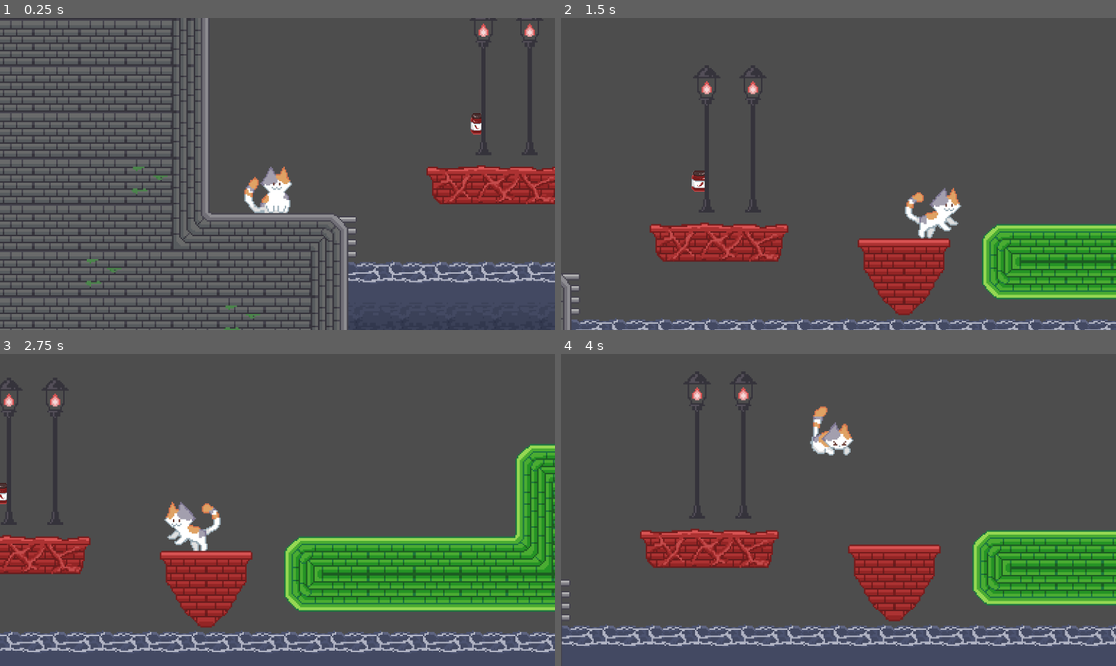
Above: before the commit, frames 1-4 (two rows, left to right).
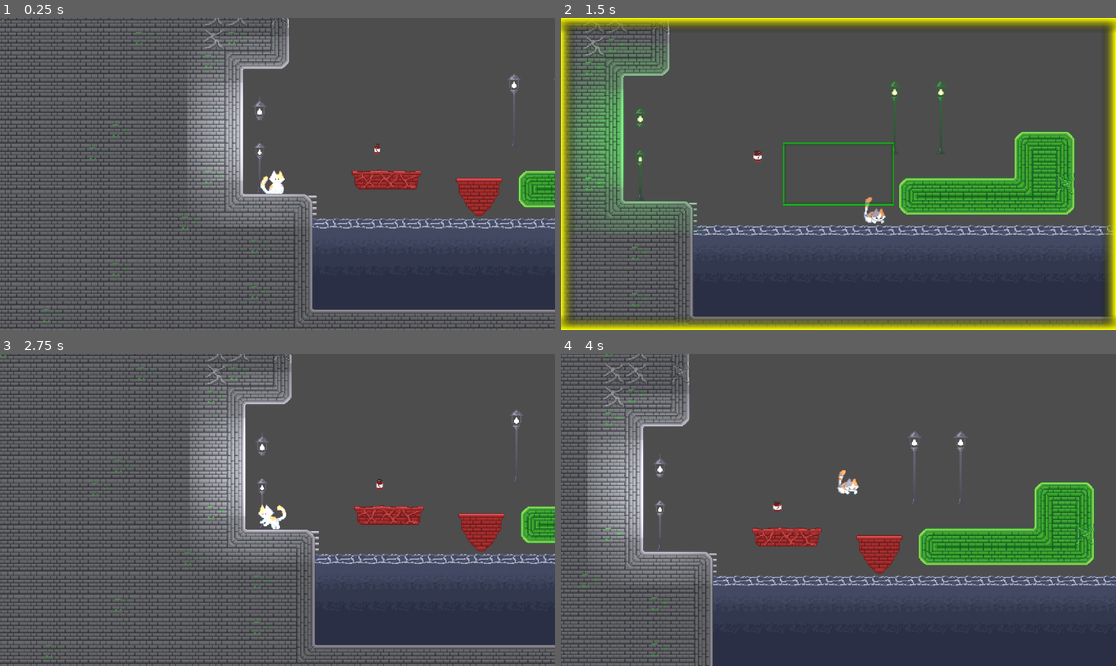
Above: after the commit, the same moments.

Repository: edencheung/CamJam2025
Game: Godot game, scene res://scenes/game_test.tscn
Two runs of this game, one before a commit and one after it. Both use one fixed random seed, a clock stepped at 60 frames per second and the inputs below. This scene is started directly instead of the project's main scene.
Inputs:
- Up to frame 1 (0.25 s): no input
- Up to frame 2 (1.5 s): hold Right (move_right) from 0.53 s (still down); tap 0 (change_blue) at 0.6 s; tap Space (jump) at 0.77 s; tap 9 (change_green) at 1.35 s
- Up to frame 3 (2.75 s): tap Space (jump) at 1.52 s; release Right (move_right) at 2.03 s; hold Left (move_left) from 2.03 s (still down); tap 8 (change_red) at 2.1 s
- Up to frame 4 (4 s): release Left (move_left) at 2.78 s; hold Right (move_right) from 2.78 s (still down); tap Tab (dash) at 2.85 s; tap Space (jump) at 3.02, 3.77 s; hold Shift (grab) from 3.53 s (still down)

The runs differ from the first frame. In frame 1, 35% of the frame differs, in the area x 0-100%, y 0-100%; in frame 2, 47%; in frame 3, 50%; in frame 4, 42%.
Error before the commit: Attempt to call function 'reset' in base 'null instance' on a null instance. (res://scripts/game.gd:31)

Commit message:
Auto stash before merge of "master" and "origin/master"

Diff:
--- a/scenes/fruit.tscn
+++ b/scenes/fruit.tscn
@@ -93,6 +93,6 @@
 [node name="AnimatedSprite2D" type="AnimatedSprite2D" parent="."]
 sprite_frames = SubResource("SpriteFrames_6k13m")
 animation = &"red_canned"
-frame_progress = 0.242204
+frame_progress = 0.622822
 
 [connection signal="body_entered" from="." to="." method="_on_body_entered"]
--- a/scenes/game_test.tscn
+++ b/scenes/game_test.tscn
@@ -1,8 +1,9 @@
-[gd_scene load_steps=19 format=4 uid="uid://cvqaqgrxvsof8"]
+[gd_scene load_steps=22 format=4 uid="uid://cvqaqgrxvsof8"]
 
 [ext_resource type="Script" path="res://scripts/game.gd" id="1_6h6vw"]
 [ext_resource type="PackedScene" uid="uid://df8dh38cfnmmq" path="res://scenes/player.tscn" id="2_vos1w"]
 [ext_resource type="TileSet" uid="uid://bgkvo5j7uhu0k" path="res://tilesets/rock_tileset.tres" id="3_bplof"]
+[ext_resource type="Script" path="res://scripts/camera.gd" id="3_d0c5v"]
 [ext_resource type="TileSet" uid="uid://cc0j0hn676q4a" path="res://tilesets/climable_blue.tres" id="5_1fgee"]
 [ext_resource type="TileSet" uid="uid://dbxygj4uh1mke" path="res://tilesets/climable.tres" id="5_npwun"]
 [ext_resource type="PackedScene" uid="uid://b5r3dms04q7rm" path="res://scenes/hud.tscn" id="5_ywvec"]
@@ -17,7 +18,47 @@
 [ext_resource type="TileSet" uid="uid://bo0tdpoev8du3" path="res://tilesets/climable_red.tres" id="11_ye3lv"]
 [ext_resource type="TileSet" uid="uid://lvwadyxpw0hd" path="res://tilesets/spike_tileset_blue.tres" id="12_6uagh"]
 [ext_resource type="TileSet" uid="uid://18k4fshdmol6" path="res://tilesets/climable_green.tres" id="15_ivxxw"]
-[ext_resource type="TileSet" uid="uid://ddxef6kltj2e5" path="res://tilesets/red_decor.tres" id="18_ox470"]
+[ext_resource type="Texture2D" uid="uid://mip3orflxbmu" path="res://sprites/environment_sheet.png" id="21_wxrwp"]
+
+[sub_resource type="TileSetAtlasSource" id="TileSetAtlasSource_hprc5"]
+texture = ExtResource("21_wxrwp")
+texture_region_size = Vector2i(32, 32)
+9:26/0 = 0
+14:26/0 = 0
+16:25/0 = 0
+20:26/0 = 0
+4:20/0 = 0
+6:22/0 = 0
+2:20/0 = 0
+1:10/0 = 0
+1:10/0/custom_data_0 = "1"
+2:10/size_in_atlas = Vector2i(1, 4)
+2:10/0 = 0
+2:10/0/texture_origin = Vector2i(0, 16)
+2:10/0/custom_data_0 = "2"
+3:11/size_in_atlas = Vector2i(1, 3)
+3:11/0 = 0
+3:11/0/custom_data_0 = "3"
+4:13/size_in_atlas = Vector2i(3, 2)
+4:13/0 = 0
+4:13/0/texture_origin = Vector2i(16, 16)
+7:13/size_in_atlas = Vector2i(1, 2)
+7:13/0 = 0
+7:13/0/texture_origin = Vector2i(0, 16)
+8:12/size_in_atlas = Vector2i(2, 2)
+8:12/0 = 0
+8:12/0/texture_origin = Vector2i(0, 16)
+10:13/size_in_atlas = Vector2i(1, 2)
+10:13/0 = 0
+10:13/0/texture_origin = Vector2i(0, 16)
+11:11/size_in_atlas = Vector2i(2, 3)
+11:11/0 = 0
+
+[sub_resource type="TileSet" id="TileSet_2eiic"]
+tile_size = Vector2i(32, 32)
+custom_data_layer_0/name = "lamp_type"
+custom_data_layer_0/type = 4
+sources/0 = SubResource("TileSetAtlasSource_hprc5")
 
 [node name="game_test" type="Node2D"]
 script = ExtResource("1_6h6vw")
@@ -28,9 +69,10 @@
 
 [node name="Camera2D" type="Camera2D" parent="player"]
 position = Vector2(1, -5)
-zoom = Vector2(3, 3)
+zoom = Vector2(1.5, 1.5)
 position_smoothing_enabled = true
 position_smoothing_speed = 4.0
+script = ExtResource("3_d0c5v")
 
 [node name="Ground" type="TileMapLayer" parent="."]
 use_parent_material = true
@@ -56,51 +98,54 @@
 tile_map_data = PackedByteArray("AAABAAEAAwAFAAYAAAABAAIAAwAFAAcAAAABAAMAAwAFAAgAAAABAAQAAwAFAAkAAAACAAEAAwAFAAYAAAACAA …(2240 unchanged characters)…
 tile_set = ExtResource("7_xy67j")
 
-[node name="colored" type="Node2D" parent="."]
+[node name="ColoredPlatforms" type="Node2D" parent="."]
 script = ExtResource("7_5lwi6")
 
-[node name="Red" type="Node2D" parent="colored"]
+[node name="Red" type="Node2D" parent="ColoredPlatforms"]
 
-[node name="RedGround" type="TileMapLayer" parent="colored/Red"]
+[node name="RedGround" type="TileMapLayer" parent="ColoredPlatforms/Red"]
 position = Vector2(-224, -704)
 tile_map_data = PackedByteArray("AAAKABUAAAACAAgAAAALABUAAAADAAgAAAAMABUAAAAEAAgAAAAPABYAAAALAAsAAAA=")
 tile_set = ExtResource("9_rewrt")
 
-[node name="RedDanger" type="TileMapLayer" parent="colored/Red" groups=["Danger"]]
+[node name="RedDanger" type="TileMapLayer" parent="ColoredPlatforms/Red" groups=["Danger"]]
 z_index = -1
 tile_set = ExtResource("7_re2ao")
 
-[node name="RedClimbable" type="TileMapLayer" parent="colored/Red" groups=["Climbable"]]
+[node name="RedClimbable" type="TileMapLayer" parent="ColoredPlatforms/Red" groups=["Climbable"]]
 tile_set = ExtResource("11_ye3lv")
 rendering_quadrant_size = 32
 
-[node name="Blue" type="Node2D" parent="colored"]
+[node name="Blue" type="Node2D" parent="ColoredPlatforms"]
 
-[node name="BlueGround" type="TileMapLayer" parent="colored/Blue"]
+[node name="BlueGround" type="TileMapLayer" parent="ColoredPlatforms/Blue"]
 tile_map_data = PackedByteArray("AAAVAP//AAAEAAgAAAAUAP//AAADAAgAAAATAP//AAACAAgAAAAaAP//AAAEAAgAAAAZAP//AAADAAgAAAAYAP//AAADAAgAAAAXAP//AAACAAgAAAA=")
 tile_set = ExtResource("10_enxoc")
 
-[node name="BlueDanger" type="TileMapLayer" parent="colored/Blue" groups=["Danger"]]
+[node name="BlueDanger" type="TileMapLayer" parent="ColoredPlatforms/Blue" groups=["Danger"]]
 tile_set = ExtResource("12_6uagh")
 
-[node name="BlueClimbable" type="TileMapLayer" parent="colored/Blue" groups=["Climbable"]]
+[node name="BlueClimbable" type="TileMapLayer" parent="ColoredPlatforms/Blue" groups=["Climbable"]]
 tile_set = ExtResource("5_1fgee")
 
-[node name="Green" type="Node2D" parent="colored"]
+[node name="Green" type="Node2D" parent="ColoredPlatforms"]
 
-[node name="GreenGround" type="TileMapLayer" parent="colored/Green"]
+[node name="GreenGround" type="TileMapLayer" parent="ColoredPlatforms/Green"]
 tile_map_data = PackedByteArray("AAAKAP//AAABAAAAAAARAAAAAAADAAIAAAARAP//AAANAAMAAAAQAAAAAAACAAIAAAAQAP//AAAAAAAAAAAPAA …(272 unchanged characters)…
 tile_set = ExtResource("9_hmnq4")
 
-[node name="GreenDanger" type="TileMapLayer" parent="colored/Green" groups=["Danger"]]
+[node name="GreenDanger" type="TileMapLayer" parent="ColoredPlatforms/Green" groups=["Danger"]]
 tile_set = ExtResource("7_psj3h")
 
-[node name="GreenClimbable" type="TileMapLayer" parent="colored/Green" groups=["Climbable"]]
+[node name="GreenClimbable" type="TileMapLayer" parent="ColoredPlatforms/Green" groups=["Climbable"]]
 tile_set = ExtResource("15_ivxxw")
 
 [node name="Decor" type="Node2D" parent="."]
+position = Vector2(0, 8)
 
-[node name="Decor" type="TileMapLayer" parent="Decor"]
-position = Vector2(-424, 56)
-tile_map_data = PackedByteArray("AAARAPz/AAACAAoAAAASAPz/AAACAAoAAAA=")
-tile_set = ExtResource("18_ox470")
+[node name="NeutralDecor" type="TileMapLayer" parent="Decor"]
+position = Vector2(48, 24)
+tile_map_data = PackedByteArray("AAAIAPz/AAACAAoAAAAKAPz/AAACAAoAAAD9//7/AAADAAsAAAD9//v/AAABAAoAAAA=")
+tile_set = SubResource("TileSet_2eiic")
+
+[node name="Lights" type="Node2D" parent="."]
--- /dev/null
+++ b/scenes/point_light_2d.tscn
@@ -0,0 +1,18 @@
+[gd_scene load_steps=4 format=3 uid="uid://cpju2axvmuocl"]
+
+[ext_resource type="Script" path="res://scripts/point_light_2d.gd" id="1_e1u6w"]
+
+[sub_resource type="Gradient" id="Gradient_g4c8q"]
+colors = PackedColorArray(1, 1, 1, 0.666667, 1, 1, 1, 0)
+
+[sub_resource type="GradientTexture2D" id="GradientTexture2D_ggq1r"]
+gradient = SubResource("Gradient_g4c8q")
+width = 200
+height = 200
+fill = 1
+fill_from = Vector2(0.504274, 0.504274)
+fill_to = Vector2(1, 1)
+
+[node name="PointLight2D" type="PointLight2D"]
+texture = SubResource("GradientTexture2D_ggq1r")
+script = ExtResource("1_e1u6w")
--- /dev/null
+++ b/scripts/decor.gd
@@ -0,0 +1,26 @@
+extends Node2D
+
+enum FruitColor {RED, GREEN, BLUE}
+
+
+var tilesets = {
+	FruitColor.RED: preload("res://sprites/red_sprite_sheet.png"),
+	FruitColor.BLUE: preload("res://sprites/yellow_sprite_sheet.png"),
+	FruitColor.GREEN: preload("res://sprites/green_sprite_sheet.png")
+
+}
+
+# Called when the node enters the scene tree for the first time.
+func _ready():
+	pass # Replace with function body.
+
+
+# Called every frame. 'delta' is the elapsed time since the previous frame.
+func _process(delta):
+	pass
+
+func change_color(color: FruitColor):
+	for tilemap in get_children():
+		print(tilemap.tile_set)
+		for tile_id in tilemap.tile_set.get_tiles_ids():
+			tilemap.tile_set.tile_set_texture(tile_id, tilesets[color])
--- a/scripts/game.gd
+++ b/scripts/game.gd
@@ -12,15 +12,27 @@
 
 @onready var platformController = $ColoredPlatforms
 
+var light_scene = preload("res://scenes/point_light_2d.tscn")
+
 # Called when the node enters the scene tree for the first time.
 func _ready() -> void:
 	for child in get_children():
 		if child.is_in_group('Key'):
 			child.set_opacity(0.2)
 
-	#for tilemap in $Decor.get_children():
-		#for tile in tilemap.get_used_cells():
-			#ptile)
+	for tilemap in $Decor.get_children():
+		for tile in tilemap.get_used_cells():
+			var tile_data = tilemap.get_cell_tile_data(tile)
+			var lamp_type = tile_data.get_custom_data("lamp_type")
+			var local_pos = tilemap.map_to_local(tile)
+			var global_pos = tilemap.to_global(local_pos)
+			if lamp_type == "2":
+				global_pos.y -= 64
+			elif lamp_type == "3":
+				global_pos.y -= 32
+			var dup = light_scene.instantiate()
+			$Lights.call_deferred("add_child", dup)
+			dup.position = global_pos
 
 
 # Called every frame. 'delta' is the elapsed time since the previous frame.
@@ -44,6 +56,8 @@
 	$HUD.play_animation(color)
 	$player.change_color(color)
 	$player.eat_fruit(color)
+	for light in $Lights.get_children():
+		light.setColor(color)
 	for child in get_children():
 		if child.is_in_group('Key'):
 			if child.color == color:
--- /dev/null
+++ b/scripts/point_light_2d.gd
@@ -0,0 +1,22 @@
+extends PointLight2D
+
+enum FruitColor {RED, GREEN, BLUE}
+
+const light_colors = {
+	FruitColor.RED: Color(1, 0, 0),
+	FruitColor.GREEN: Color(0, 1, 0),
+	FruitColor.BLUE: Color(1, 1, 0)
+}
+
+
+# Called when the node enters the scene tree for the first time.
+func _ready():
+	pass # Replace with function body.
+
+
+# Called every frame. 'delta' is the elapsed time since the previous frame.
+func _process(delta):
+	pass
+
+func setColor(color: FruitColor):
+	self.color = light_colors[color]
--- a/tilesets/climable_blue.tres
+++ b/tilesets/climable_blue.tres
@@ -1,9 +1,9 @@
-[gd_resource type="TileSet" load_steps=3 format=3 uid="uid://cnhx5honsll8m"]
+[gd_resource type="TileSet" load_steps=3 format=3 uid="uid://cc0j0hn676q4a"]
 
-[ext_resource type="Texture2D" uid="uid://bsnqcvrjnkg17" path="res://sprites/blue_sprite_sheet.png" id="1_xwl12"]
+[ext_resource type="Texture2D" uid="uid://b0467oyxdn4p3" path="res://sprites/yellow_sprite_sheet.png" id="1_kqq72"]
 
 [sub_resource type="TileSetAtlasSource" id="TileSetAtlasSource_p051q"]
-texture = ExtResource("1_xwl12")
+texture = ExtResource("1_kqq72")
 texture_region_size = Vector2i(32, 32)
 15:0/0 = 0
 15:1/0 = 0
@@ -67,6 +67,94 @@
 11:19/0 = 0
 6:11/0 = 0
 6:11/0/physics_layer_0/polygon_0/points = PackedVector2Array(-16, -16, 16, -16, 16, 16, -16, 16)
+0:0/0 = 0
+1:0/0 = 0
+2:0/0 = 0
+3:0/0 = 0
+7:0/0 = 0
+0:1/0 = 0
+1:1/0 = 0
+3:1/0 = 0
+4:1/0 = 0
+5:1/0 = 0
+7:1/0 = 0
+9:1/0 = 0
+10:1/0 = 0
+11:1/0 = 0
+12:1/0 = 0
+13:1/0 = 0
+0:2/0 = 0
+1:2/0 = 0
+2:2/0 = 0
+3:2/0 = 0
+4:2/0 = 0
+5:2/0 = 0
+7:2/0 = 0
+10:2/0 = 0
+11:2/0 = 0
+12:2/0 = 0
+13:2/0 = 0
+0:3/0 = 0
+1:3/0 = 0
+2:3/0 = 0
+4:3/0 = 0
+7:3/0 = 0
+8:3/0 = 0
+9:3/0 = 0
+10:3/0 = 0
+11:3/0 = 0
+13:3/0 = 0
+0:4/0 = 0
+2:4/0 = 0
+3:4/0 = 0
+5:4/0 = 0
+10:4/0 = 0
+11:4/0 = 0
+12:4/0 = 0
+13:4/0 = 0
+0:5/0 = 0
+2:5/0 = 0
+4:5/0 = 0
+6:5/0 = 0
+7:5/0 = 0
+8:5/0 = 0
+10:5/0 = 0
+11:5/0 = 0
+12:5/0 = 0
+0:6/0 = 0
+2:6/0 = 0
+10:6/0 = 0
+12:6/0 = 0
+0:7/0 = 0
+1:7/0 = 0
+2:7/0 = 0
+7:7/0 = 0
+8:7/0 = 0
+10:7/0 = 0
+11:7/0 = 0
+12:7/0 = 0
+2:8/0 = 0
+3:8/0 = 0
+4:8/0 = 0
+7:8/0 = 0
+8:8/0 = 0
+0:9/0 = 0
+7:9/0 = 0
+8:9/0 = 0
+9:9/0 = 0
+10:9/0 = 0
+11:9/0 = 0
+12:9/0 = 0
+3:10/0 = 0
+5:10/0 = 0
+8:11/0 = 0
+9:11/0 = 0
+10:11/0 = 0
+11:11/0 = 0
+12:11/0 = 0
+6:12/0 = 0
+11:12/0 = 0
+12:12/0 = 0
 
 [resource]
 tile_size = Vector2i(32, 32)
--- a/tilesets/red_decor.tres
+++ b/tilesets/red_decor.tres
@@ -255,6 +255,8 @@
 2:10/0 = 0
 2:10/0/texture_origin = Vector2i(0, 16)
 2:10/0/custom_data_0 = true
+4:11/size_in_atlas = Vector2i(2, 3)
+4:11/0 = 0
 
 [resource]
 tile_size = Vector2i(32, 32)
--- a/tilesets/rock_tileset_blue.tres
+++ b/tilesets/rock_tileset_blue.tres
@@ -1,9 +1,9 @@
-[gd_resource type="TileSet" load_steps=3 format=3 uid="uid://dfcasmiqjmv6t"]
+[gd_resource type="TileSet" load_steps=3 format=3 uid="uid://ux4xhmdlja1u"]
 
-[ext_resource type="Texture2D" uid="uid://bsnqcvrjnkg17" path="res://sprites/blue_sprite_sheet.png" id="1_i0mg0"]
+[ext_resource type="Texture2D" uid="uid://b0467oyxdn4p3" path="res://sprites/yellow_sprite_sheet.png" id="1_a8gaw"]
 
 [sub_resource type="TileSetAtlasSource" id="TileSetAtlasSource_xi3f6"]
-texture = ExtResource("1_i0mg0")
+texture = ExtResource("1_a8gaw")
 texture_region_size = Vector2i(32, 32)
 0:0/0 = 0
 0:0/0/terrain_set = 0
--- a/tilesets/spike_tileset_blue.tres
+++ b/tilesets/spike_tileset_blue.tres
@@ -1,9 +1,9 @@
-[gd_resource type="TileSet" load_steps=3 format=3 uid="uid://iqi16dy4sepa"]
+[gd_resource type="TileSet" load_steps=3 format=3 uid="uid://lvwadyxpw0hd"]
 
-[ext_resource type="Texture2D" uid="uid://bsnqcvrjnkg17" path="res://sprites/blue_sprite_sheet.png" id="1_ttp7h"]
+[ext_resource type="Texture2D" uid="uid://b0467oyxdn4p3" path="res://sprites/yellow_sprite_sheet.png" id="1_l3n8q"]
 
 [sub_resource type="TileSetAtlasSource" id="TileSetAtlasSource_3fsdy"]
-texture = ExtResource("1_ttp7h")
+texture = ExtResource("1_l3n8q")
 texture_region_size = Vector2i(32, 32)
 4:3/0 = 0
 4:3/0/physics_layer_0/polygon_0/points = PackedVector2Array(-8, -16, 8, -16, 16, -6, -16, -6)
Not shown: 1 places in scenes/door.tscn that only renumber resources
Binary file changed: sprites/backgrounds/1/Night/1.png
Binary file changed: sprites/backgrounds/1/Night/2.png
Binary file changed: sprites/backgrounds/1/Night/3.png
Binary file changed: sprites/backgrounds/1/Night/4.png
Binary file changed: sprites/backgrounds/1/Night/5.png
Not shown: 1 places in tilesets/climable.tres that only renumber resources
Not shown: 1 places in tilesets/climable_green.tres that only renumber resources
Not shown: 1 places in tilesets/climable_red.tres that only renumber resources
Not shown: 1 places in tilesets/red_decor.tres that only renumber resources
Not shown: 1 places in tilesets/rock_tileset.tres that only renumber resources
Not shown: 1 places in tilesets/rock_tileset_green.tres that only renumber resources
(and 3 more such lines)
